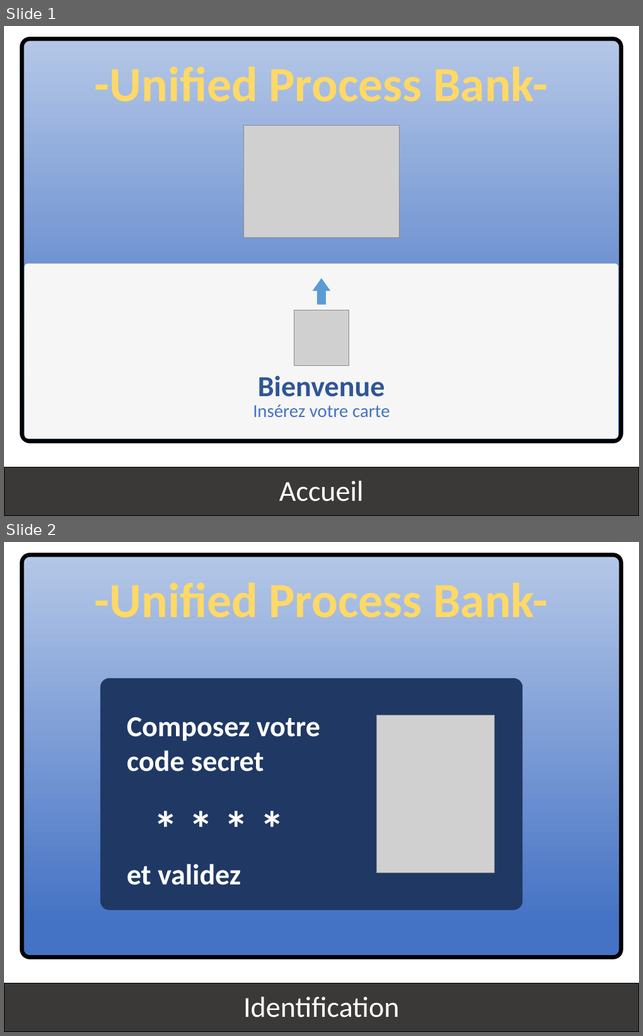
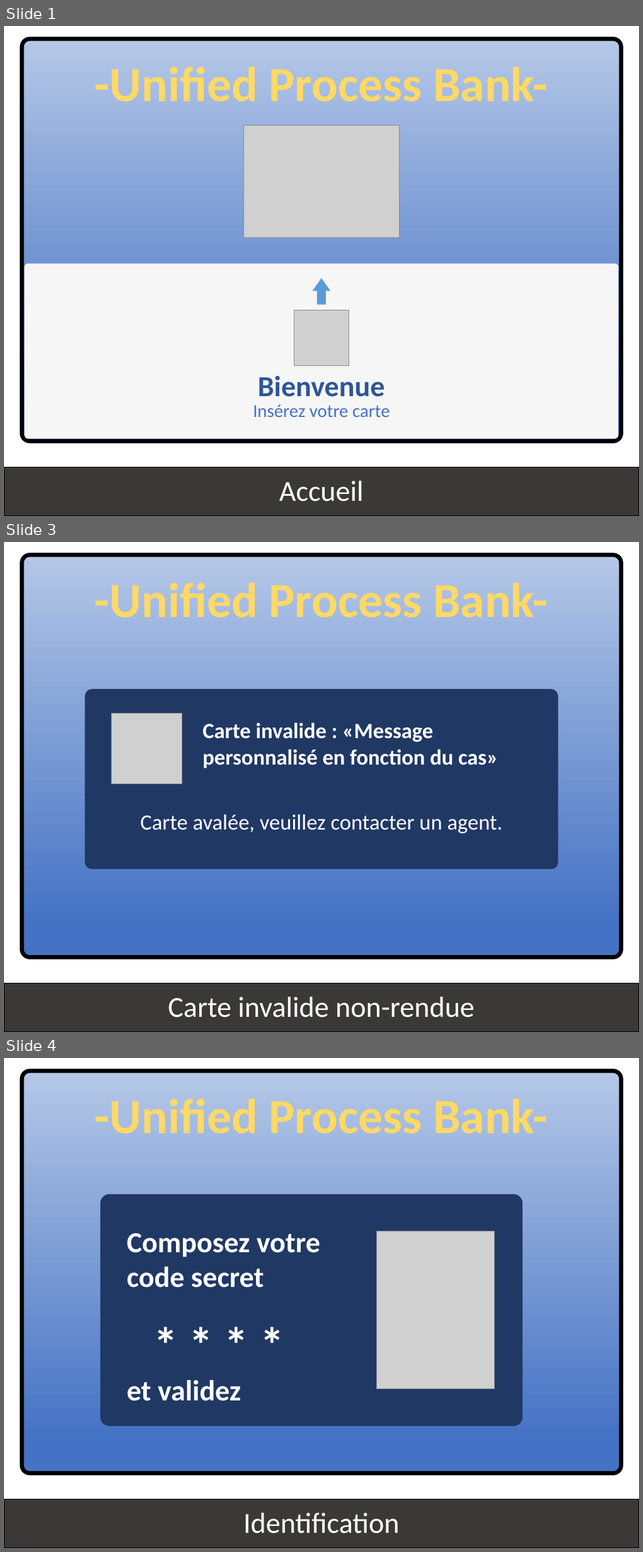
Before and after one commit to kyweez/CDA-15-APPLICATION-DESIGN, a slide deck: GAB/Version-aurelien/IHM-aurelien.pptx. Shown one above the other, each under a label of ours: slides 1 and 2 before the commit, slides 1, 3 and 4 after it; the slides between them are not shown. The pictures are 643x1036 and 643x1552 pixels, drawn with LibreOffice and Linux fonts; fonts in the diff are those of the drawing; grey boxes stand for pictures. Boxes give left, top, right and bottom in pixels: in the first picture for what was removed or moved away, otherwise in the second. Text is boxed around its words. In the diff, an @@ line names an element or a change of style, - is before the commit and + after.

```diff
--- a/GAB/Version-aurelien/IHM-aurelien.pptx
+++ b/GAB/Version-aurelien/IHM-aurelien.pptx
@@ slide 3 added at (4, 542, 639, 1032), background #FFFFFF @@
@@ rounded rectangle added at (22, 555, 621, 958), fill gradient #4472C4 to #B4C7E7, outline #000000 4.5 pt @@
@@ text added at (95, 582, 548, 618), 54 pt, text #FFD966, bold @@
+-Unified Process Bank-
@@ rounded rectangle added at (85, 689, 558, 870), fill #203864 @@
@@ picture added at (111, 713, 182, 784) @@
@@ text added at (202, 722, 499, 768), 24 pt, text #FFFFFF, bold @@
+Carte invalide : «Message personnalisé en fonction du cas»
@@ text added at (140, 814, 503, 833), 24 pt, text #FFFFFF @@
+Carte avalée, veuillez contacter un agent.
@@ rectangle added at (4, 983, 639, 1032), fill #3B3838, outline #000000 0.75 pt, 32 pt, text #FFFFFF @@
+Carte invalide non-rendue
@@ what was slide 2 is now slide 4 @@
```
Also in this commit, not shown: 4 slides changed, 2 other slides added, 1 other file.
